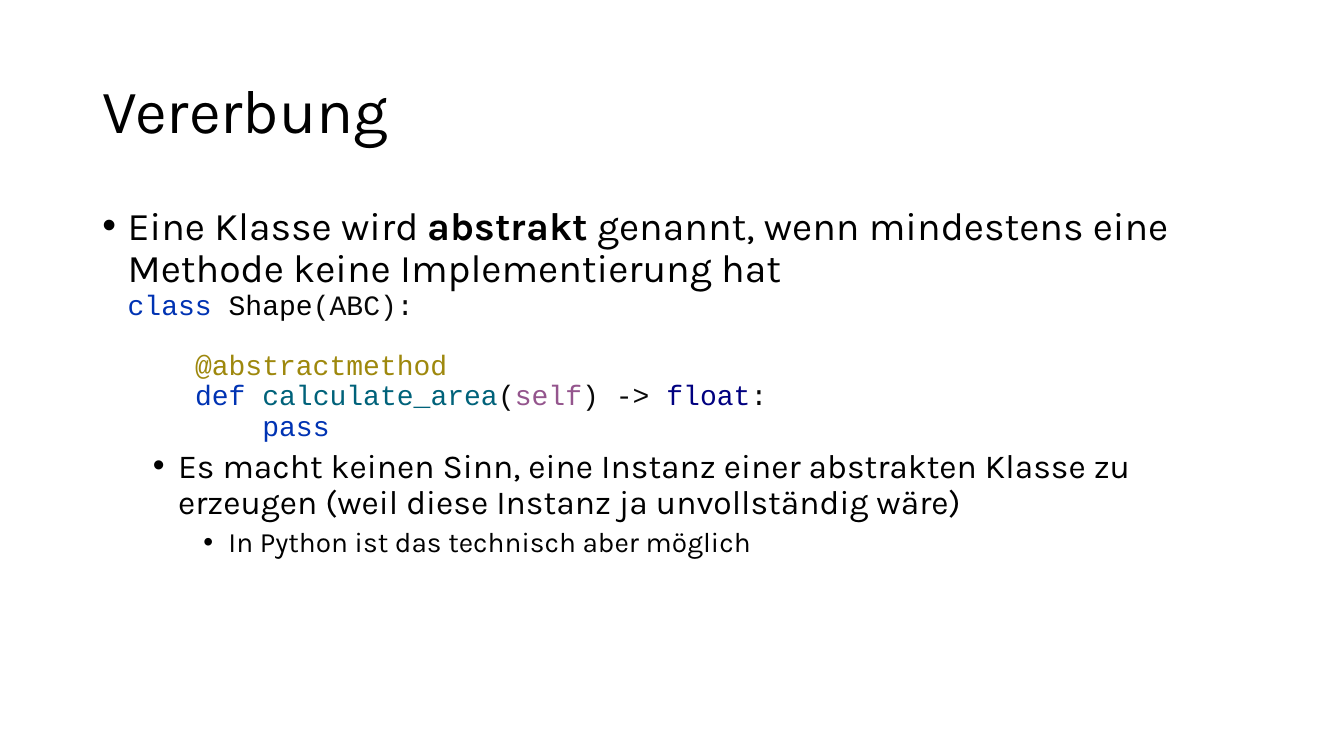
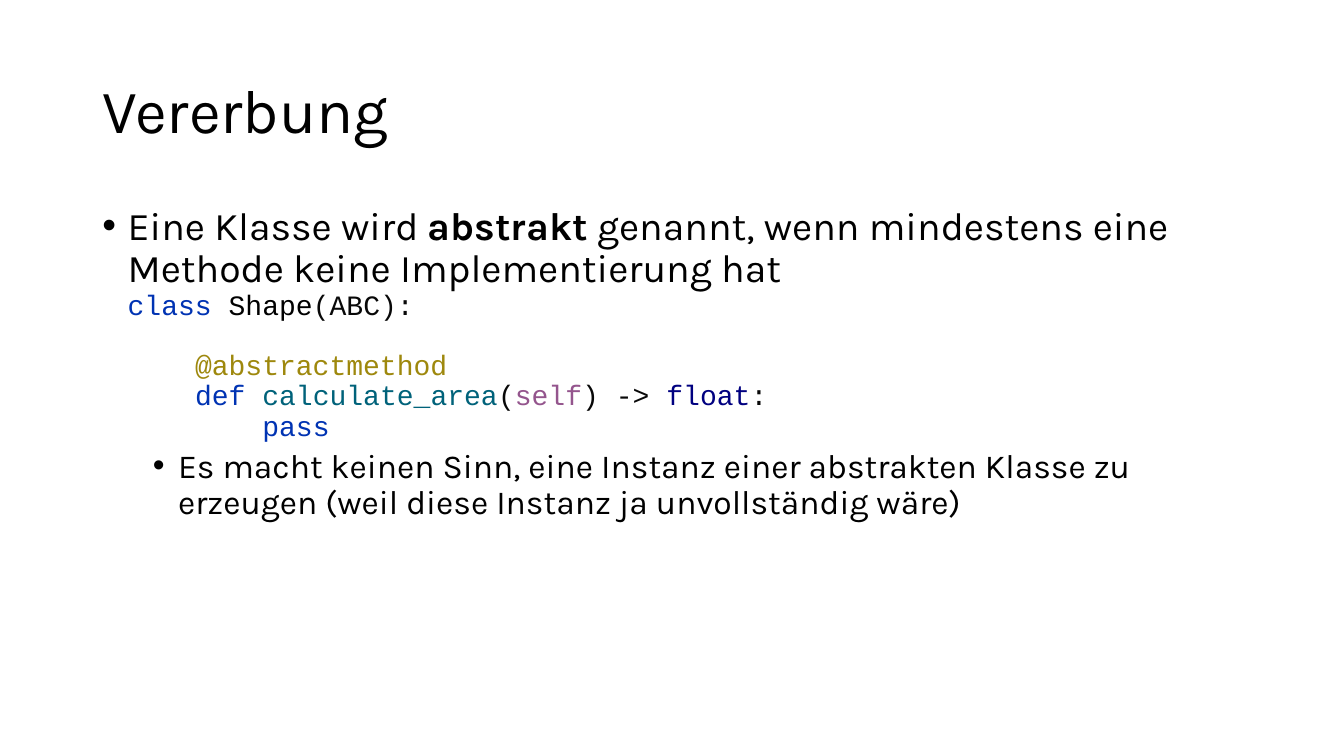
Before and after one commit to gpietrek/python-oo, a slide deck: slide 21 of Obhektorientierung mit Python.pptx. Drawn at 1344x756 pixels with LibreOffice and Linux fonts; fonts in the diff are those of the drawing. Boxes give left, top, right and bottom in pixels: in the first picture for what was removed or moved away, otherwise in the second. Text is boxed around its words. In the diff, an @@ line names an element or a change of style, - is before the commit and + after.

```diff
--- a/Obhektorientierung mit Python.pptx
+++ b/Obhektorientierung mit Python.pptx
@@ text at (228, 532, 751, 559): paragraph removed @@
-    • In Python ist das technisch aber möglich
```
Also in this commit, not shown: 1 other file.
